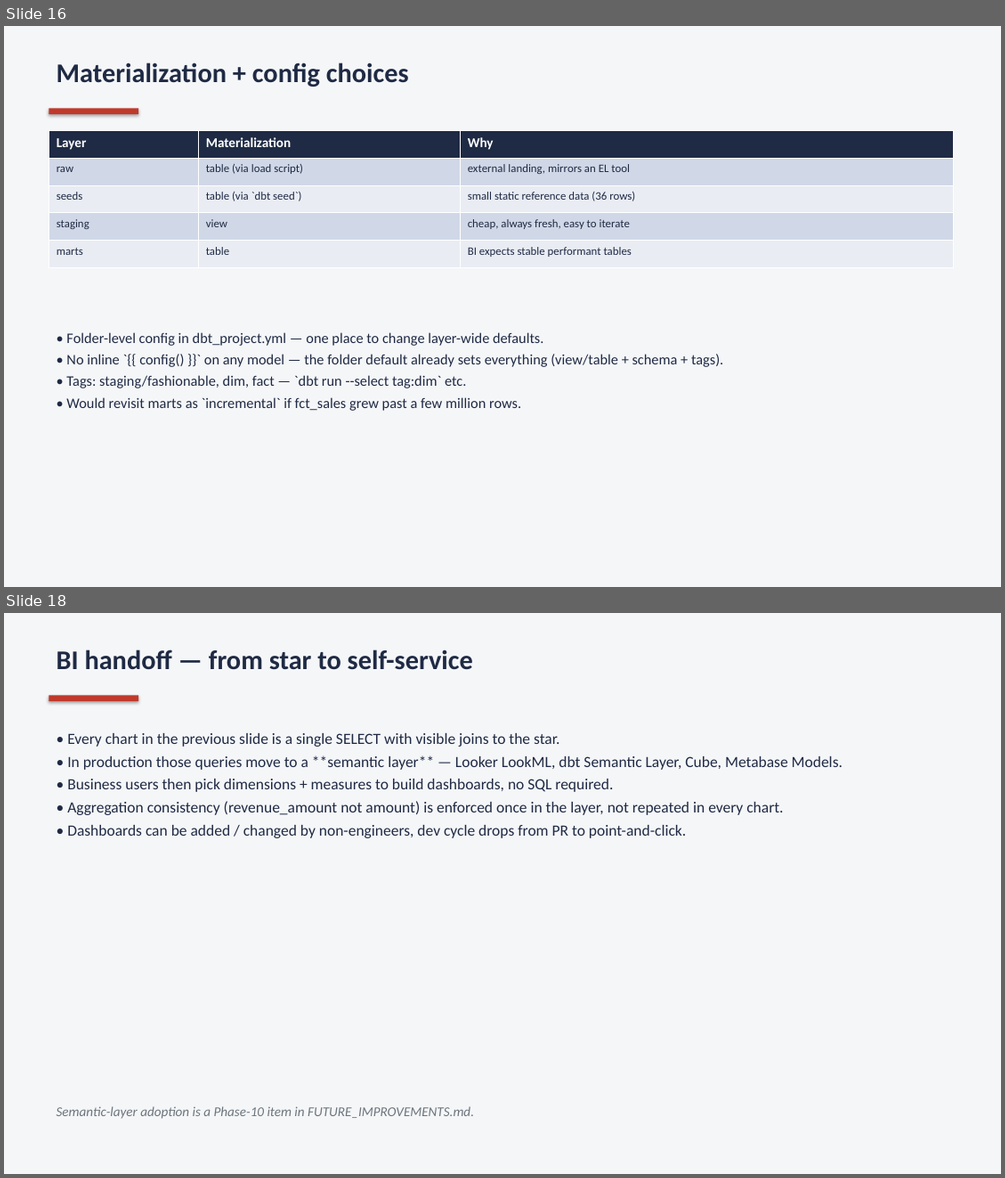
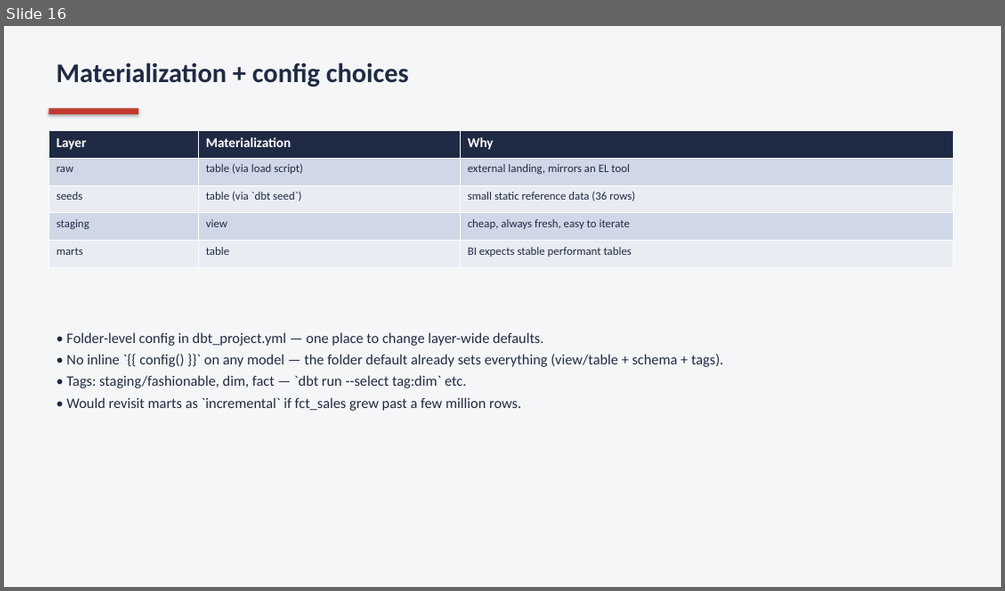
Before and after one commit to elenatasdighi/fashionable-analytics-assessment, a slide deck: presentations/final_deck.pptx. Shown one above the other, each under a label of ours: slides 16 and 18 before the commit, slide 16 after it; the slides between them are not shown. The pictures are 1005x1178 and 1005x591 pixels, drawn with LibreOffice and Linux fonts; fonts in the diff are those of the drawing. Boxes give left, top, right and bottom in pixels: in the first picture for what was removed or moved away, otherwise in the second. Text is boxed around its words. In the diff, an @@ line names an element or a change of style, - is before the commit and + after.

```diff
--- a/presentations/final_deck.pptx
+++ b/presentations/final_deck.pptx
@@ slide 18 removed at [4, 613, 1001, 1174], background #F5F6F8 @@
@@ text removed at [57, 649, 473, 670] @@
-BI handoff — from star to self-service
@@ rectangle removed at [48, 695, 138, 701] @@
@@ text removed at [67, 733, 842, 838] @@
-• Every chart in the previous slide is a single SELECT with visible joins to the star.
-• In production those queries move to a **semantic layer** — Looker LookML, dbt Semantic Layer, Cube, Metabase Models.
-• Business users then pick dimensions + measures to build dashboards, no SQL required.
-• Aggregation consistency (revenue_amount not amount) is enforced once in the layer, not repeated in every chart.
-• Dashboards can be added / changed by non-engineers, dev cycle drops from PR to point-and-click.
@@ text removed at [57, 1106, 474, 1119] @@
-Semantic-layer adoption is a Phase-10 item in FUTURE_IMPROVEMENTS.md.
```
Also in this commit, not shown: 5 slides changed, 9 other files.
